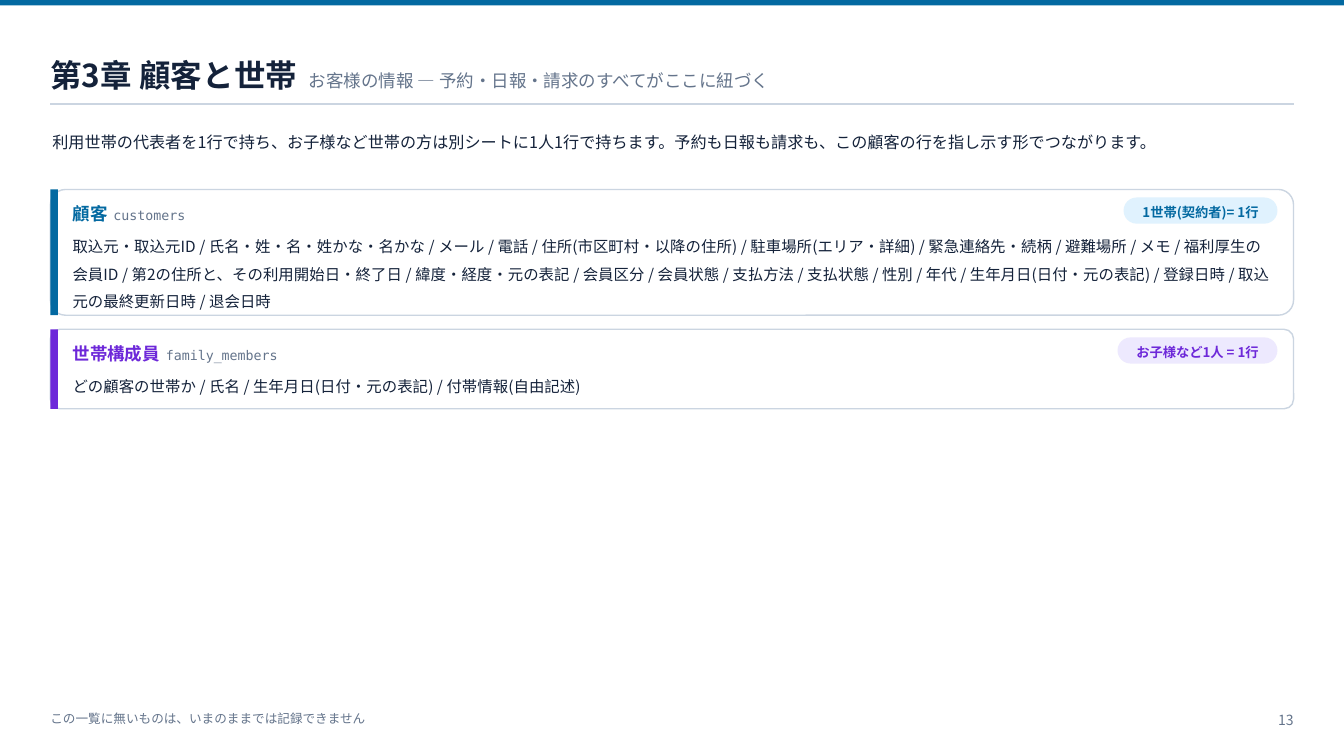
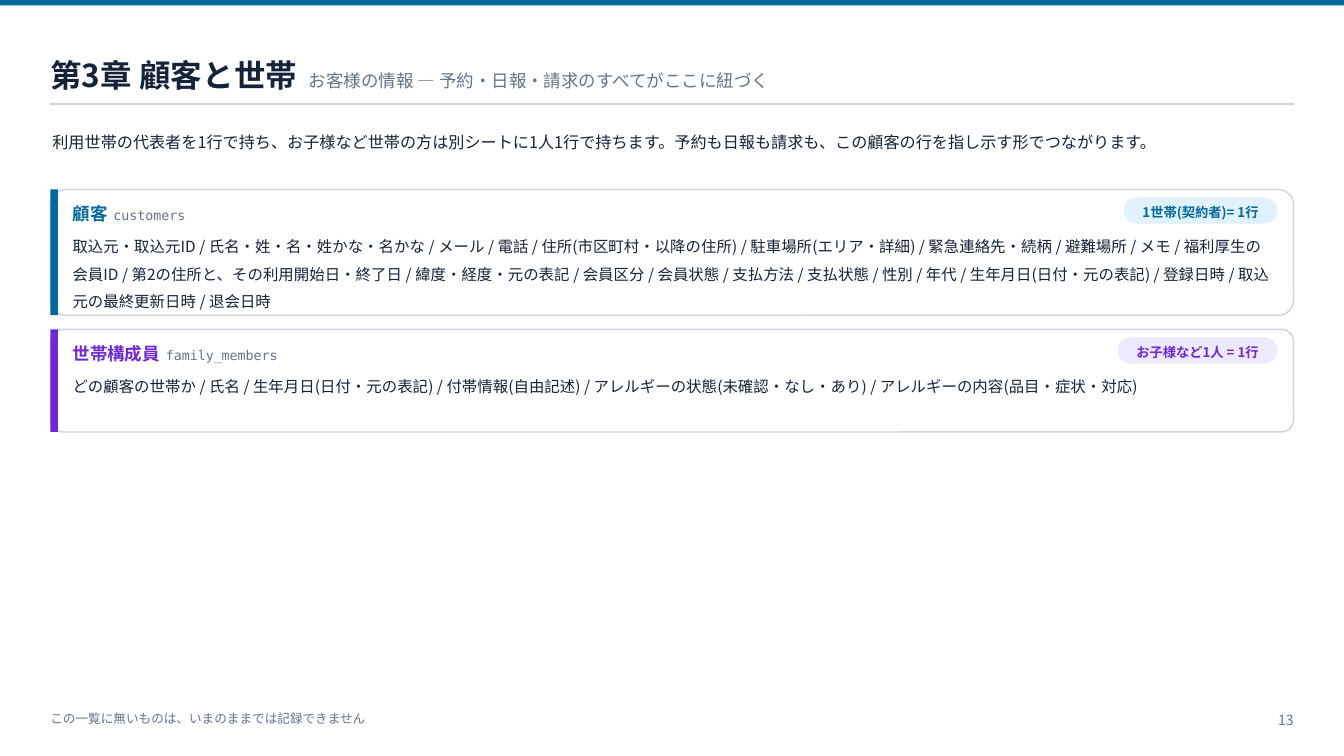
Before and after one commit to ohru131/katahimo-app, a slide deck: slide 13 of doc/slides/db-for-business.pptx. Drawn at 1344x756 pixels with LibreOffice and Linux fonts; fonts in the diff are those of the drawing. Boxes give left, top, right and bottom in pixels: in the first picture for what was removed or moved away, otherwise in the second. Text is boxed around its words. In the diff, an @@ line names an element or a change of style, - is before the commit and + after.

```diff
--- a/doc/slides/db-for-business.pptx
+++ b/doc/slides/db-for-business.pptx
@@ rounded rectangle: place and size @@
-rounded rectangle at <box>50,330,1294,409</box>
+rounded rectangle at <box>50,330,1294,433</box>
@@ rectangle: place and size @@
-rectangle at <box>50,330,57,409</box>
+rectangle at <box>50,330,57,433</box>
@@ text at <box>73,379,1138,395</box>: text changed @@
-どの顧客の世帯か / 氏名 / 生年月日(日付・元の表記) / 付帯情報(自由記述)
+どの顧客の世帯か / 氏名 / 生年月日(日付・元の表記) / 付帯情報(自由記述) / アレルギーの状態(未確認・なし・あり) / アレルギーの内容(品目・症状・対応)
```
Also in this commit, not shown: 35 other slides changed, 1 slide added, 11 other files.
